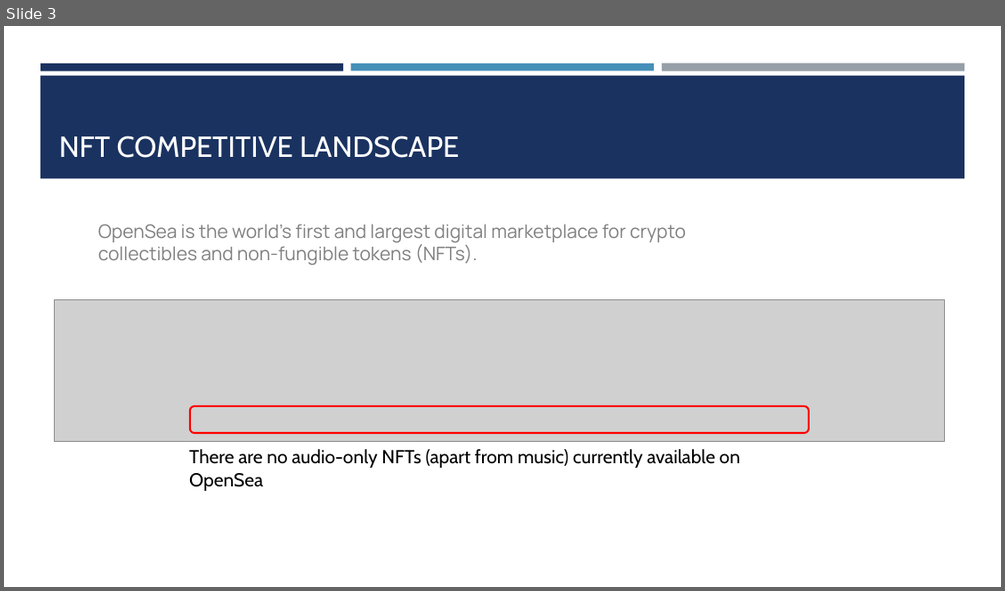
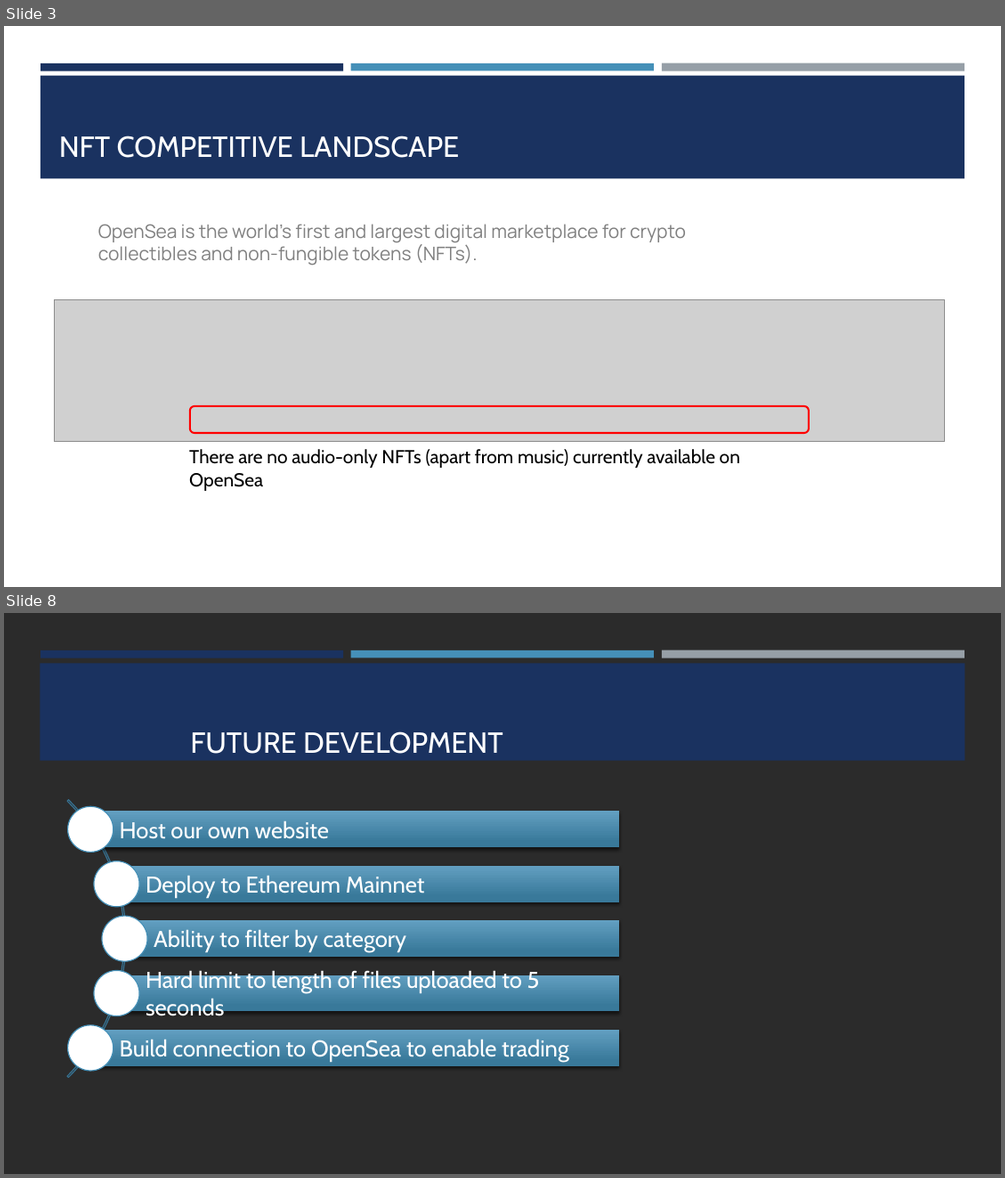
Before and after one commit to nguyenthuyt/audio_nft, a slide deck: NFT.pptx. Shown one above the other, each under a label of ours: slide 3 before the commit, slides 3 and 8 after it; the slides between them are not shown. The pictures are 1005x591 and 1005x1178 pixels, drawn with LibreOffice and Linux fonts; fonts in the diff are those of the drawing; grey boxes stand for pictures; background and template pictures are left out; a plain dark background stands for a picture behind light text. Boxes give left, top, right and bottom in pixels: in the first picture for what was removed or moved away, otherwise in the second. Text is boxed around its words. In the diff, an @@ line names an element or a change of style, - is before the commit and + after.

```diff
--- a/NFT.pptx
+++ b/NFT.pptx
@@ slide 8 added at box(4, 613, 1001, 1174), background picture (left out); not listed: 3 template elements that a slide beside it also shows @@
@@ rectangle added at box(40, 663, 965, 761), fill #1A3260 @@
@@ title added at box(190, 731, 503, 754), 28 pt, text #FFFFFF @@
+FUTURE DEVELOPMENT
@@ group added at box(4, 742, 619, 1135): 5 rectangles, 5 texts, 5 ellipses, 1 arch (boxed as its full ring) @@
+Host our own website
+Deploy to Ethereum Mainnet
+Ability to filter by category
+Hard limit to length of files uploaded to 5 seconds
+Build connection to OpenSea to enable trading
```
Also in this commit, not shown: 5 slides changed, 4 other slides added, 1 other file.
